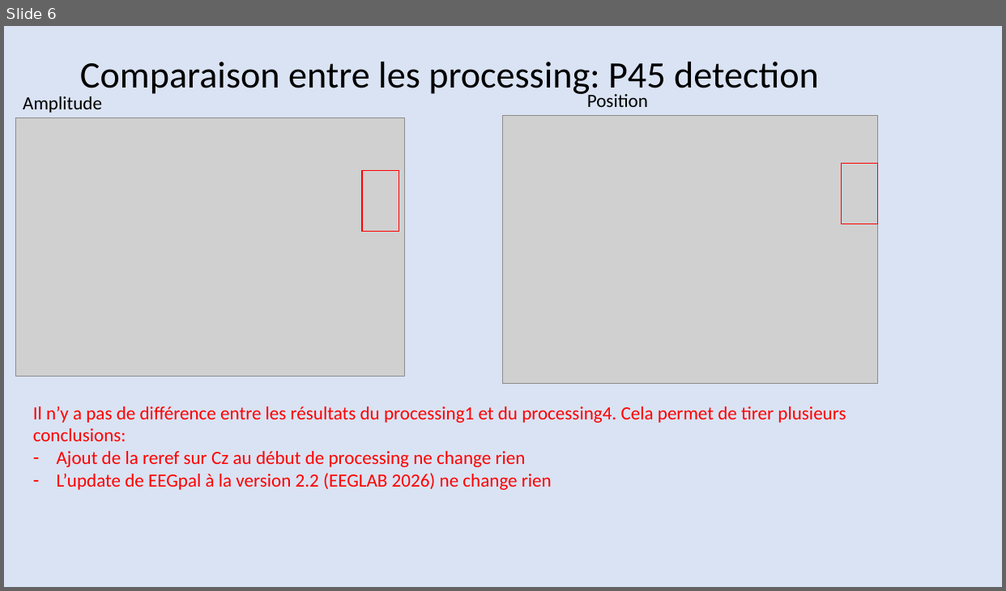
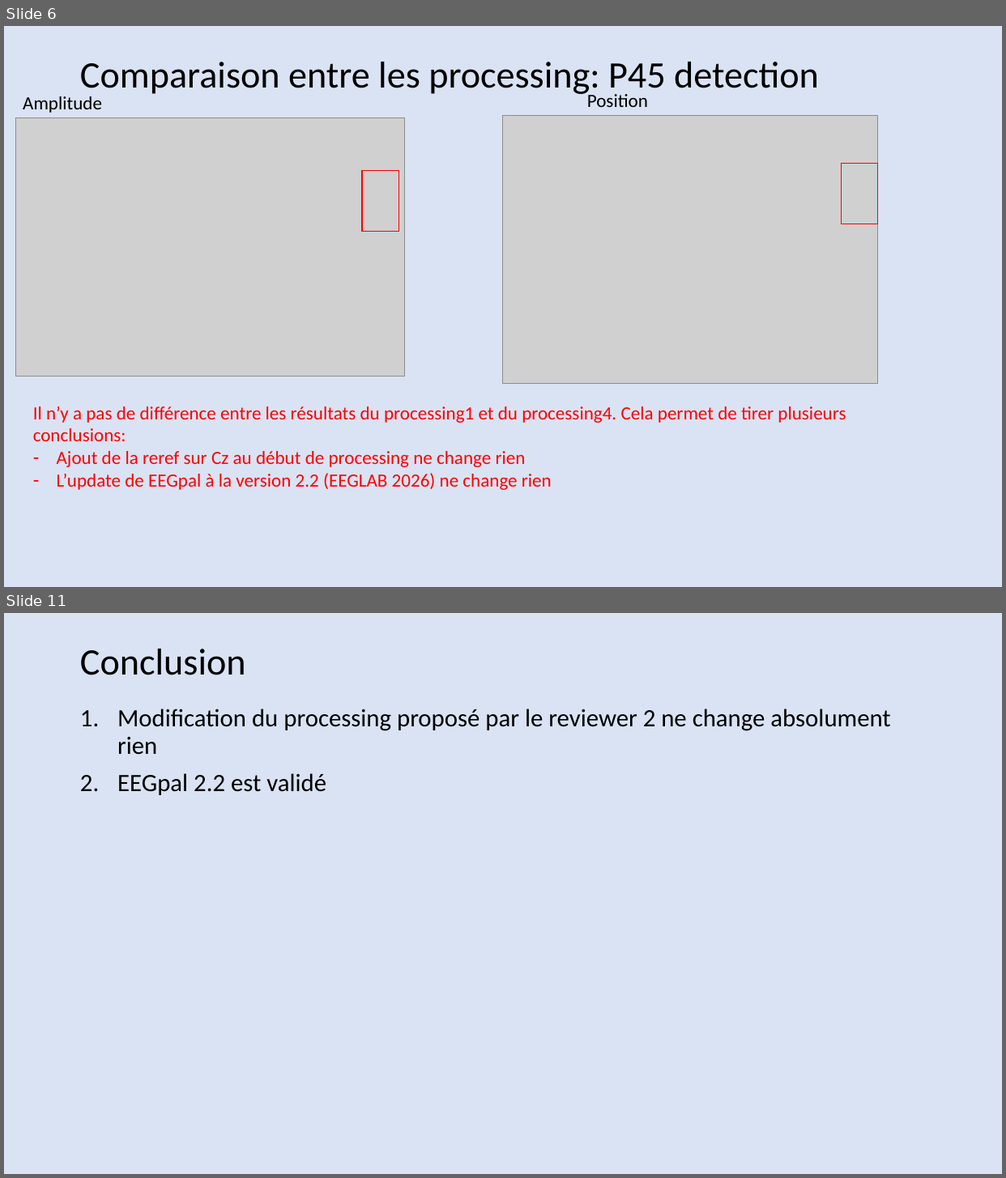
Before and after one commit to DePrettoM/EEGpal, a slide deck: Manuels/validations/Validation_EEGpal_2_2_pipeline.pptx. Shown one above the other, each under a label of ours: slide 6 before the commit, slides 6 and 11 after it; the slides between them are not shown. The pictures are 1006x591 and 1006x1178 pixels, drawn with LibreOffice and Linux fonts; fonts in the diff are those of the drawing; grey boxes stand for pictures. Boxes give left, top, right and bottom in pixels: in the first picture for what was removed or moved away, otherwise in the second. Text is boxed around its words. In the diff, an @@ line names an element or a change of style, - is before the commit and + after.

```diff
--- a/Manuels/validations/Validation_EEGpal_2_2_pipeline.pptx
+++ b/Manuels/validations/Validation_EEGpal_2_2_pipeline.pptx
@@ slide 11 added at [4,613,1002,1174], background #DAE3F3 @@
@@ title added at [80,649,246,675], 36 pt, text #000000 @@
+Conclusion
@@ text added at [117,709,890,795], 24 pt, text #000000 @@
+1. Modification du processing proposé par le reviewer 2 ne change absolument rien
+2. EEGpal 2.2 est validé
```
Also in this commit, not shown: 1 slide changed, 4 other slides added, 1 other file.
